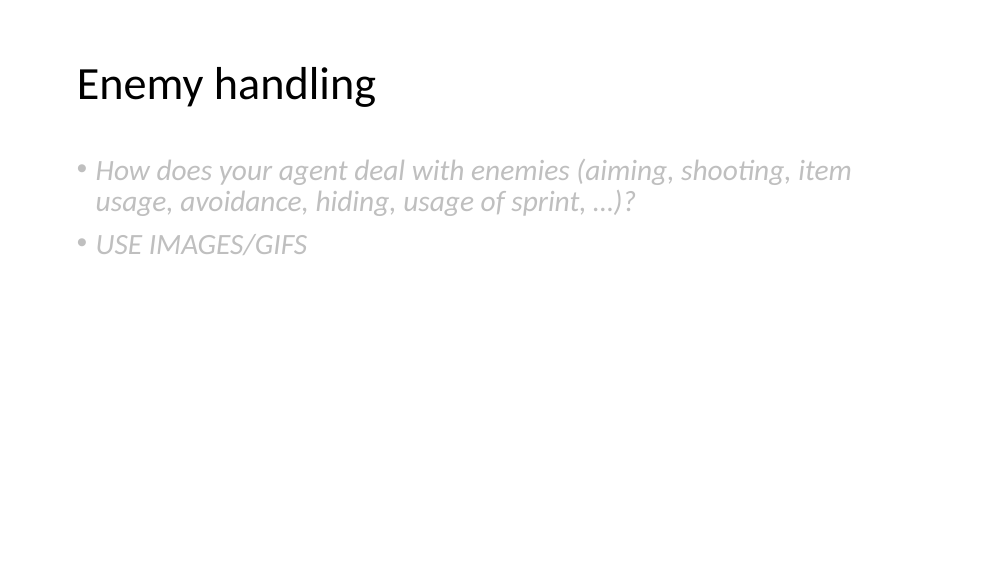
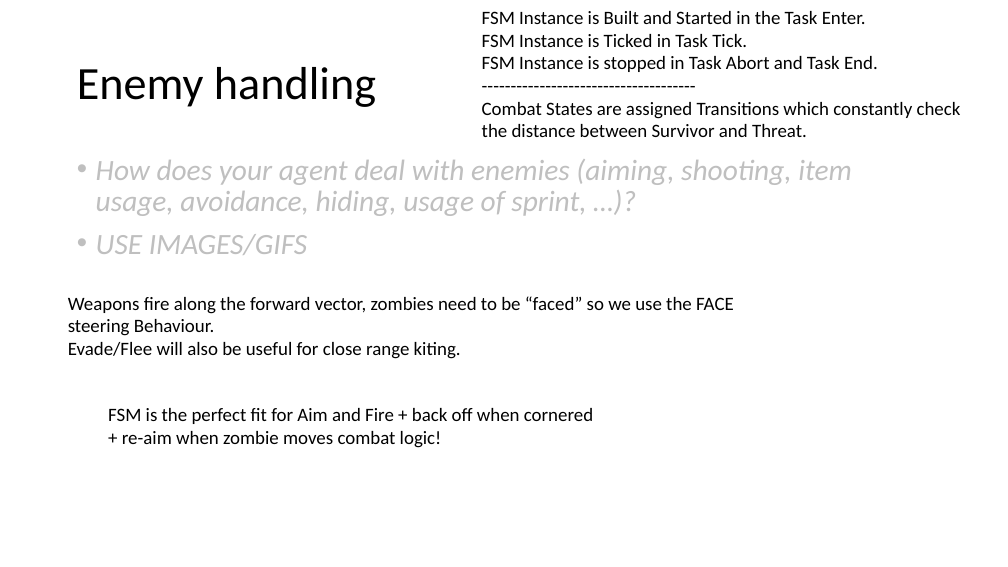
Before and after one commit to DAE-GD-2025-2026/gameai-zombie-DanielAdam13, a slide deck: slide 3 of GPP_ZombieAI_AdamovDaniel_2DAE10.pptx. Drawn at 1008x567 pixels with LibreOffice and Linux fonts; fonts in the diff are those of the drawing. Boxes give left, top, right and bottom in pixels: in the first picture for what was removed or moved away, otherwise in the second. Text is boxed around its words. In the diff, an @@ line names an element or a change of style, - is before the commit and + after.

```diff
--- a/GPP_ZombieAI_AdamovDaniel_2DAE10.pptx
+++ b/GPP_ZombieAI_AdamovDaniel_2DAE10.pptx
@@ text added at [482, 11, 961, 137], 18 pt, text #000000 @@
+FSM Instance is Built and Started in the Task Enter.
+FSM Instance is Ticked in Task Tick.
+FSM Instance is stopped in Task Abort and Task End.
+-------------------------------------
+Combat States are assigned Transitions which constantly check the distance between Survivor and Threat.
@@ text added at [68, 296, 734, 359], 18 pt, text #000000 @@
+Weapons fire along the forward vector, zombies need to be “faced” so we use the FACE steering Behaviour.
+Evade/Flee will also be useful for close range kiting.
@@ text added at [108, 408, 593, 448], 18 pt, text #000000 @@
+FSM is the perfect fit for Aim and Fire + back off when cornered + re-aim when zombie moves combat logic!
```
Also in this commit, not shown: 5 other files.
